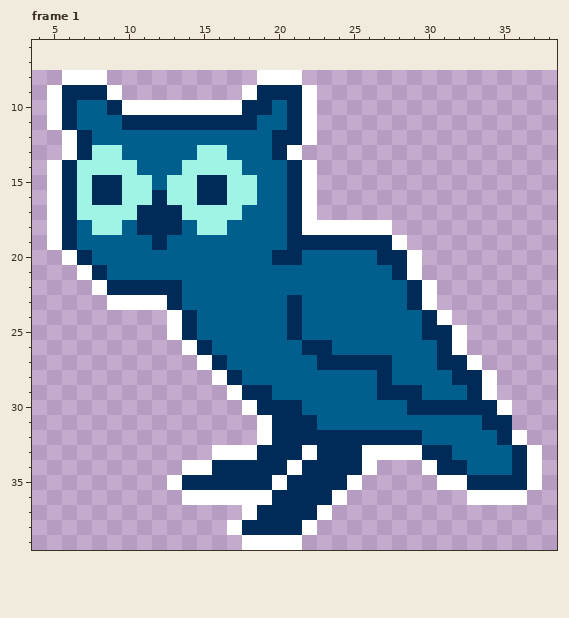
One commit to this pixel-art file: assets/spritesheet/Animalsgross.aseprite. Above is the file before it was changed.
64x32 pixels, 2 frames. Shown: frame 1: x 4..38, y 6..39. The old version is drawn lined up with the new one, on the new canvas. The commit also changed other frames, which this record leaves out.
Now the later version:
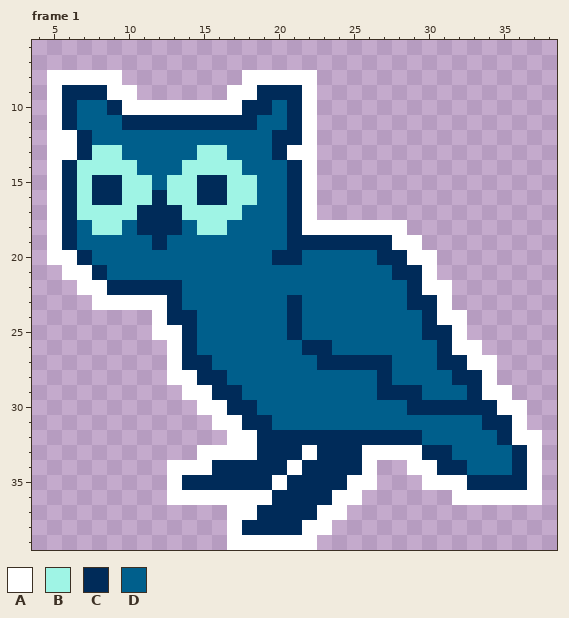
Palette (. is transparent): A #ffffff  B #9ff4e5  C #002b59  D #005f8c
The edit:
canvas 64x32 -> 63x40, the old top-left corner now at -1,8 (the part of the old canvas that was cut away was empty and is not shown)
--- frame 1
@@ x 4..24 @@
  7 .....................
- 8 ..AAA..........AAA...
- 9 .ACCCA........ACCCA..
+ 8 .AAAAA........AAAAA..
+ 9 .ACCCAA......AACCCA..
 10 .ACDDCAAAAAAAACCDCA..
 11 .ACDDDCCCCCCCCCDDCA..
-12 ..ACDDDDDDDDDDDDCCA..
-13 ..ACBBDDDDDBBDDDCA...
+12 .AACDDDDDDDDDDDDCCA..
+13 .AACBBDDDDDBBDDDCAA..
 14 .ACBBBBDDDBBBBDDDCA..
@@ x 4..38 @@
 17 .ACBBBBCCCBBBBDDDCA................
-18 .ACDBBDCCCDBBDDDDCAAAAAA...........
-19 .ACDDDDDCDDDDDDDDCCCCCCCA..........
-20 ..ACDDDDDDDDDDDDCCDDDDDCCA.........
-21 ...ACDDDDDDDDDDDDDDDDDDDCA.........
-22 ....ACCCCCDDDDDDDDDDDDDDDCA........
-23 .....AAAACDDDDDDDCDDDDDDDCA........
-24 .........ACDDDDDDCDDDDDDDDCA.......
-25 .........ACDDDDDDCDDDDDDDDCCA......
-26 ..........ACDDDDDDCCDDDDDDDCA......
-27 ...........ACDDDDDDCCCCCDDDCCA.....
-28 ............ACDDDDDDDDDCDDDDCCA....
-29 .............ACCDDDDDDDCCCDDDCA....
-30 ..............ACCCDDDDDDDCCCCCCA...
-31 ...............ACCCDDDDDDDDDDDCC...
-32 ...............ACCCCCCCCCCDDDDDCA..
-33 ............AAACCCACCCAAAACCDDDDCA.
-34 ..........AACCCCCACCCCA...ACCDDDCA.
-35 .........ACCCCCCACCCCA.....AACCCCA.
-36 ..........AAAAAACCCCA........AAAA..
-37 ..............ACCCCA...............
-38 .............ACCCCA................
-39 ..............AAAA.................
+18 .ACDBBDCCCDBBDDDDCAAAAAAA..........
+19 .ACDDDDDCDDDDDDDDCCCCCCCAA.........
+20 .AACDDDDDDDDDDDDCCDDDDDCCAA........
+21 ..AACDDDDDDDDDDDDDDDDDDDCCA........
+22 ...AACCCCCDDDDDDDDDDDDDDDCAA.......
+23 ....AAAAACDDDDDDDCDDDDDDDCCA.......
+24 ........ACCDDDDDDCDDDDDDDDCAA......
+25 ........AACDDDDDDCDDDDDDDDCCA......
+26 .........ACDDDDDDDCCDDDDDDDCAA.....
+27 .........ACCDDDDDDDCCCCCDDDCCAA....
+28 .........AACCDDDDDDDDDDCDDDDCCA....
+29 ..........AACCDDDDDDDDDCCCDDDCAA...
+30 ...........AACCDDDDDDDDDDCCCCCCAA..
+31 ............AACCDDDDDDDDDDDDDDCCA..
+32 .............AACCCCCCCCCCCDDDDDCAA.
+33 ...........AAAACCCACCCAAAACCDDDDCA.
+34 .........AAACCCCCACCCCA..AACCDDDCA.
+35 .........ACCCCCCACCCCAA...AAACCCCA.
+36 .........AAAAAAACCCCAA......AAAAAA.
+37 .............AACCCCAA..............
+38 .............ACCCCAA...............
+39 .............AAAAAA................
